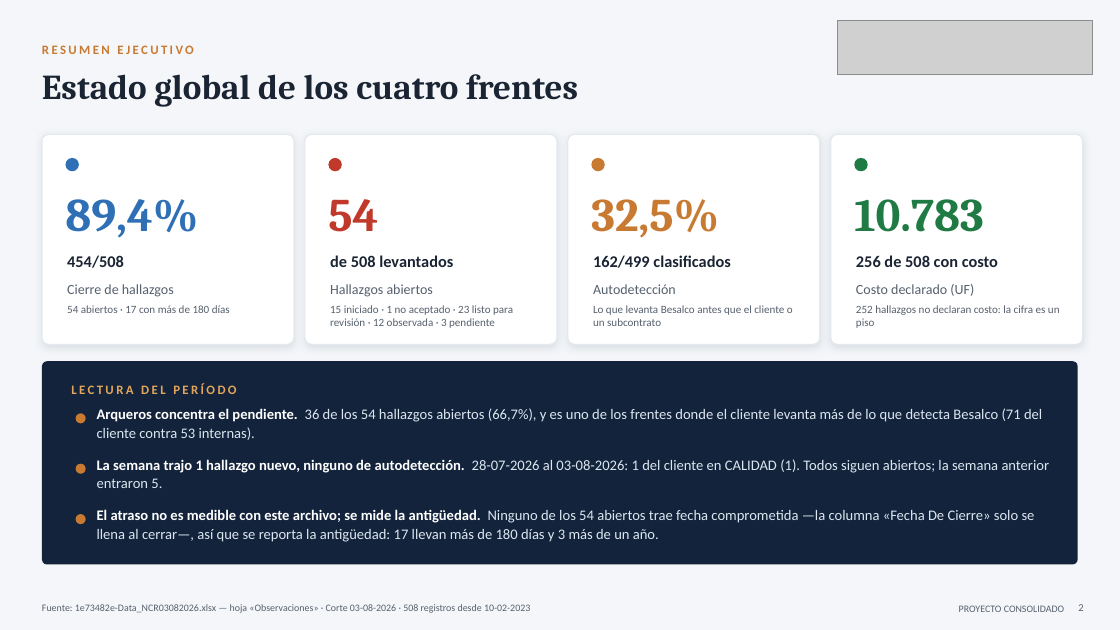
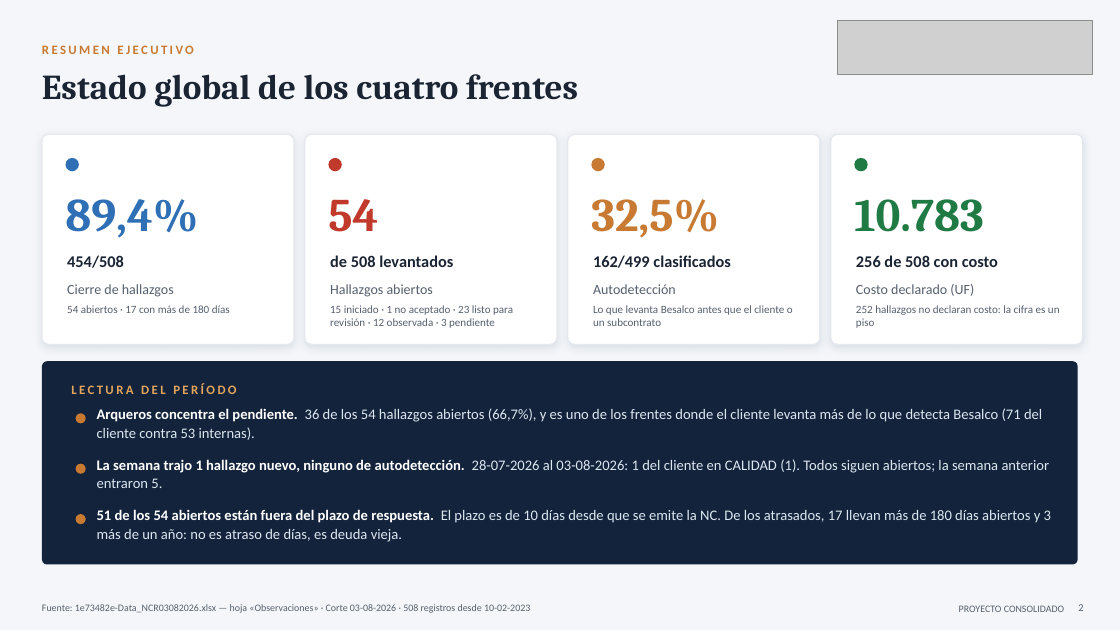
Before and after one commit to tdkvalex/Dashboard-HSEQ, a slide deck: slide 2 of modulo_nc/Panel_No_Conformidades.pptx. Drawn at 1120x630 pixels with LibreOffice and Linux fonts; fonts in the diff are those of the drawing; grey boxes stand for pictures. Boxes give left, top, right and bottom in pixels: in the first picture for what was removed or moved away, otherwise in the second. Text is boxed around its words. In the diff, an @@ line names an element or a change of style, - is before the commit and + after.

```diff
--- a/modulo_nc/Panel_No_Conformidades.pptx
+++ b/modulo_nc/Panel_No_Conformidades.pptx
@@ text at [97,509,1051,542]: text changed @@
-El atraso no es medible con este archivo; se mide la antigüedad. Ninguno de los 54 abiertos trae fecha comprometida —la columna «Fecha De Cierre» solo se llena al cerrar—, así que se reporta la antigüedad: 17 llevan más de 180 días y 3 más de un año.
+51 de los 54 abiertos están fuera del plazo de respuesta. El plazo es de 10 días desde que se emite la NC. De los atrasados, 17 llevan más de 180 días abiertos y 3 más de un año: no es atraso de días, es deuda vieja.
```
Also in this commit, not shown: 2 other slides changed, 9 other files.
